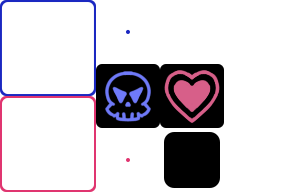
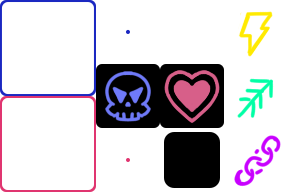
Before/after of a 288×192 layered artwork. What changed in the layer stack:
painted on "Background" over bbox(234, 11, 281, 187)
